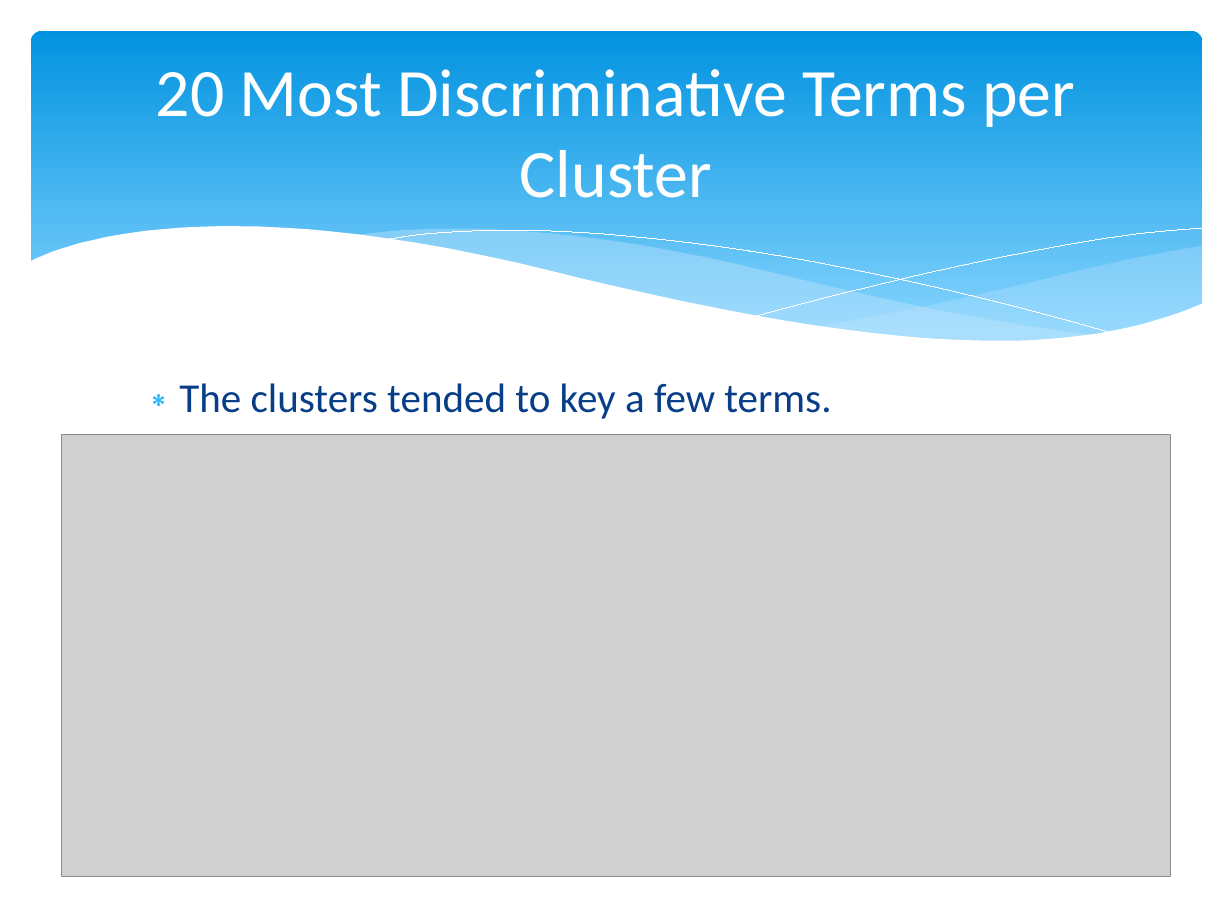
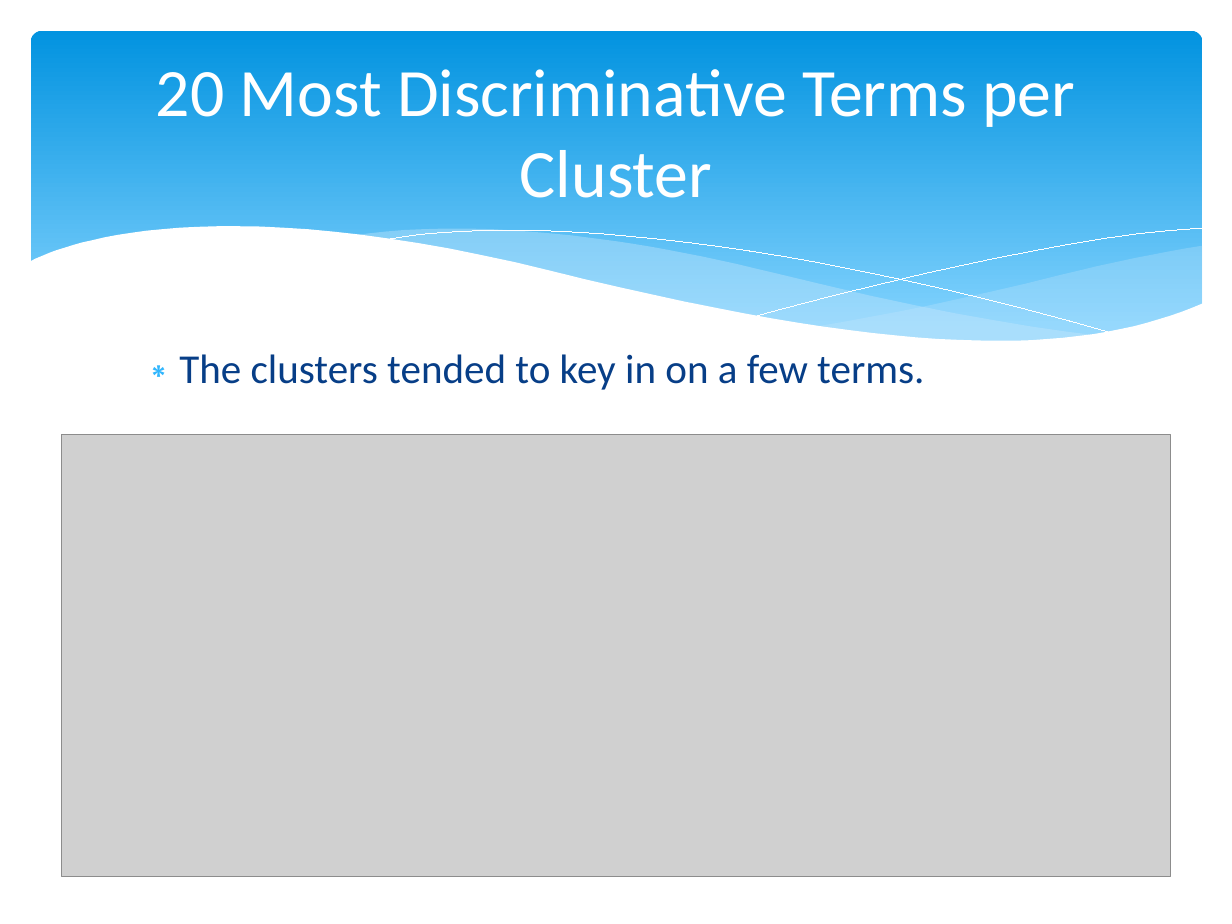
Before and after one commit to Mletter1/Challenge1, a slide deck: slide 13 of Presentation.pptx. Drawn at 1232x924 pixels with LibreOffice and Linux fonts; fonts in the diff are those of the drawing; grey boxes stand for pictures. Boxes give left, top, right and bottom in pixels: in the first picture for what was removed or moved away, otherwise in the second. Text is boxed around its words. In the diff, an @@ line names an element or a change of style, - is before the commit and + after.

```diff
--- a/Presentation.pptx
+++ b/Presentation.pptx
@@ text at box(179, 354, 924, 390): text changed @@
-∗ The clusters tended to key a few terms.
+∗ The clusters tended to key in on a few terms.
```
Also in this commit, not shown: 2 other slides changed.
